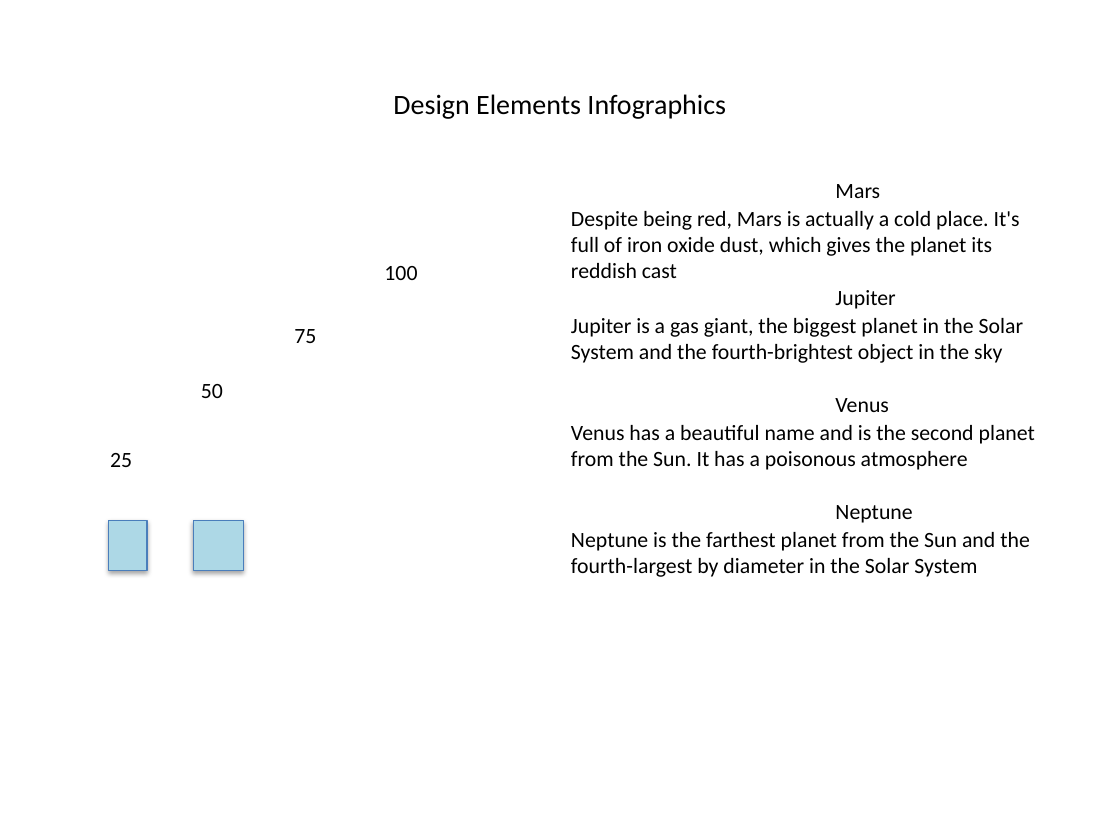
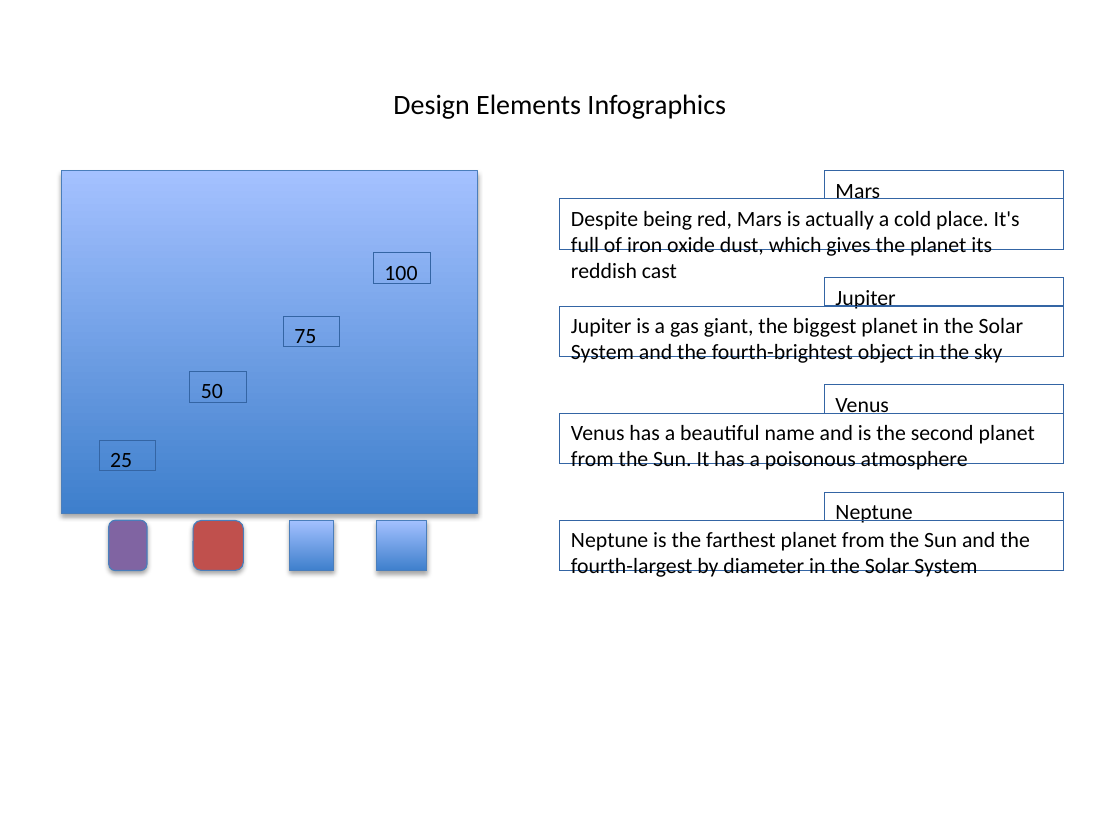
Before and after one commit to realbits-lab/naly, a slide deck: slide 24 of examples/generated_presentation.pptx. Drawn at 1120x840 pixels with LibreOffice and Linux fonts; fonts in the diff are those of the drawing. Boxes give left, top, right and bottom in pixels: in the first picture for what was removed or moved away, otherwise in the second. Text is boxed around its words. In the diff, an @@ line names an element or a change of style, - is before the commit and + after.

```diff
--- a/examples/generated_presentation.pptx
+++ b/examples/generated_presentation.pptx
@@ rectangle added at [62, 171, 478, 514], fill gradient #3F80CE to #A4C4FF @@
@@ rectangle removed at [109, 521, 147, 571] @@
@@ rounded rectangle added at [109, 521, 147, 571], fill #8064A2 @@
@@ rounded rectangle added at [193, 521, 243, 571], fill #C0504D @@
@@ rectangle: place and size @@
-rectangle at [193, 521, 243, 571]
+rectangle at [290, 521, 334, 571]
@@ rectangle at [290, 521, 334, 571]: fill #ADD8E6 to gradient #3F80CE to #A4C4FF @@
@@ rectangle added at [376, 521, 427, 571], fill gradient #3F80CE to #A4C4FF, outline #4B7EBC 0.75 pt @@
```
Also in this commit, not shown: 31 other slides changed, 3 other files.
